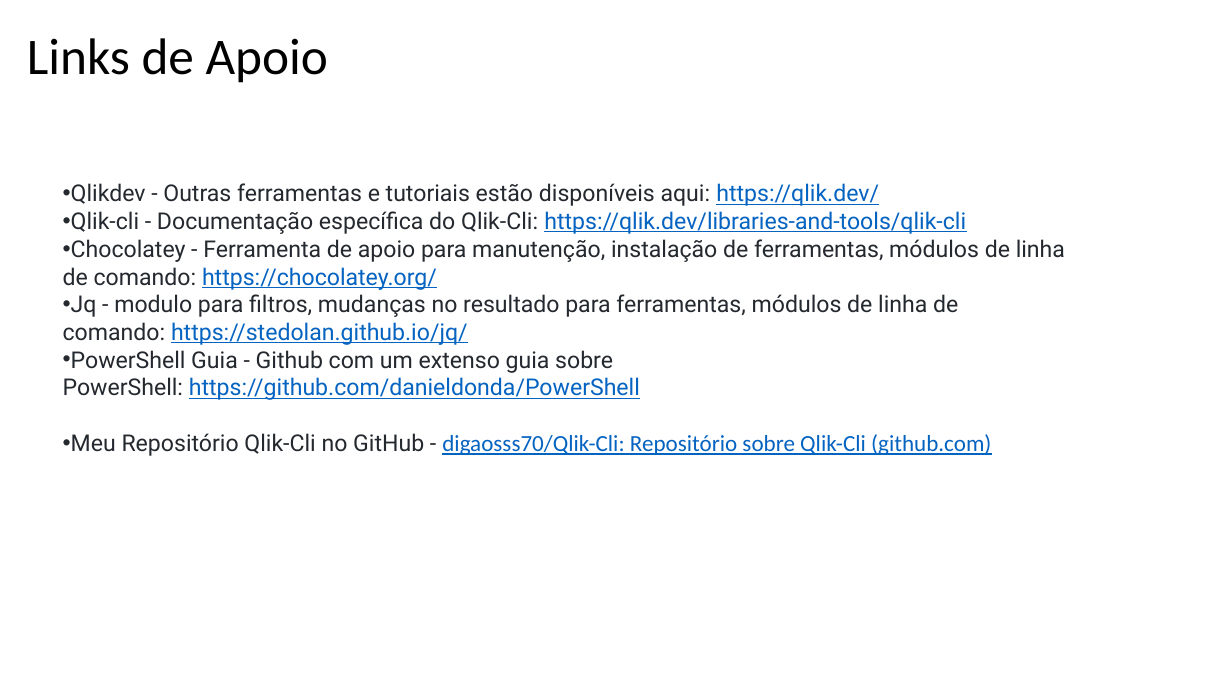
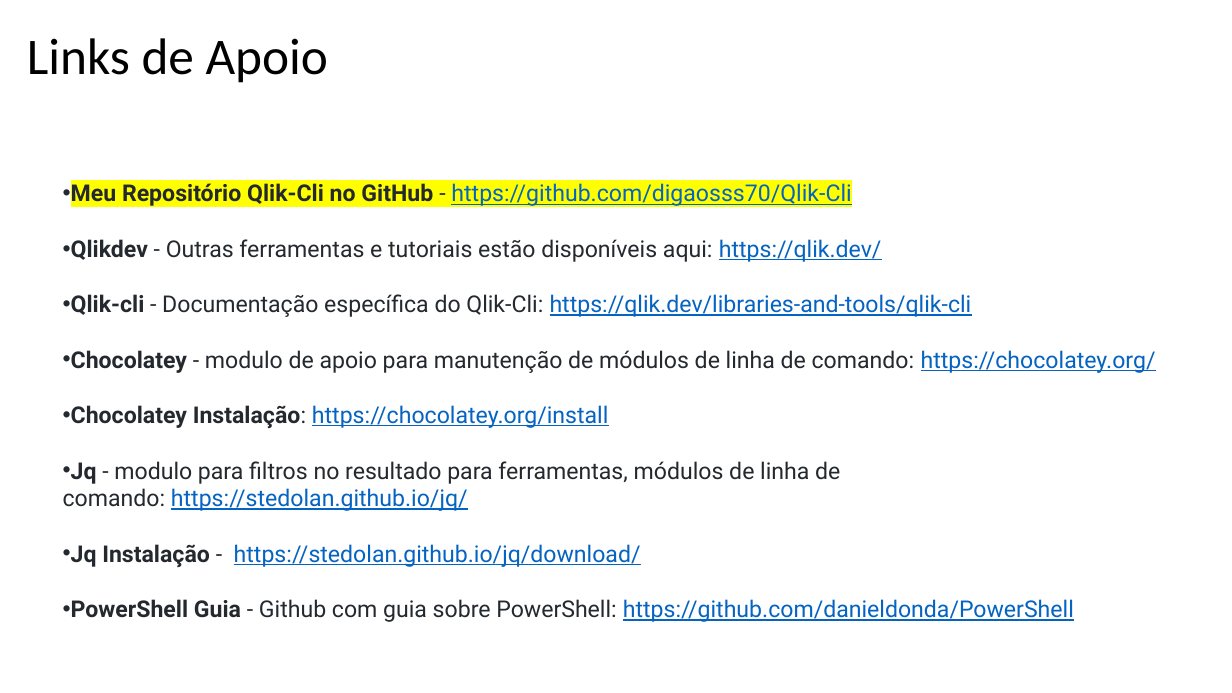
Before and after one commit to digaosss70/Qlik-Cli, a slide deck: slide 2 of Manual/CURSO QLIK-CLI.pptx. Drawn at 1232x693 pixels with LibreOffice and Linux fonts; fonts in the diff are those of the drawing. Boxes give left, top, right and bottom in pixels: in the first picture for what was removed or moved away, otherwise in the second. Text is boxed around its words. In the diff, an @@ line names an element or a change of style, - is before the commit and + after.

```diff
--- a/Manual/CURSO QLIK-CLI.pptx
+++ b/Manual/CURSO QLIK-CLI.pptx
@@ text at [71, 183, 851, 206]: paragraph added @@
+• Meu Repositório Qlik-Cli no GitHub - https://github.com/digaosss70/Qlik-Cli
@@ text at [71, 239, 972, 317]: bold on in "Qlikdev", "Qlik-cli" @@
@@ text at [63, 350, 1156, 622]: text changed @@
-• Chocolatey - Ferramenta de apoio para manutenção, instalação de ferramentas, módulos de linha de comando: https://chocolatey.org/
-• Jq - modulo para filtros, mudanças no resultado para ferramentas, módulos de linha de comando: https://stedolan.github.io/jq/
-• PowerShell Guia - Github com um extenso guia sobre PowerShell: https://github.com/danieldonda/PowerShell
-• Meu Repositório Qlik-Cli no GitHub - digaosss70/Qlik-Cli: Repositório sobre Qlik-Cli (github.com)
+• Chocolatey - modulo de apoio para manutenção de módulos de linha de comando: https://chocolatey.org/
+• Chocolatey Instalação: https://chocolatey.org/install
+• Jq - modulo para filtros no resultado para ferramentas, módulos de linha de comando: https://stedolan.github.io/jq/
+• Jq Instalação - https://stedolan.github.io/jq/download/
+• PowerShell Guia - Github com guia sobre PowerShell: https://github.com/danieldonda/PowerShell
```
Also in this commit, not shown: 3 other slides changed, 4 slides added, 5 other files.
